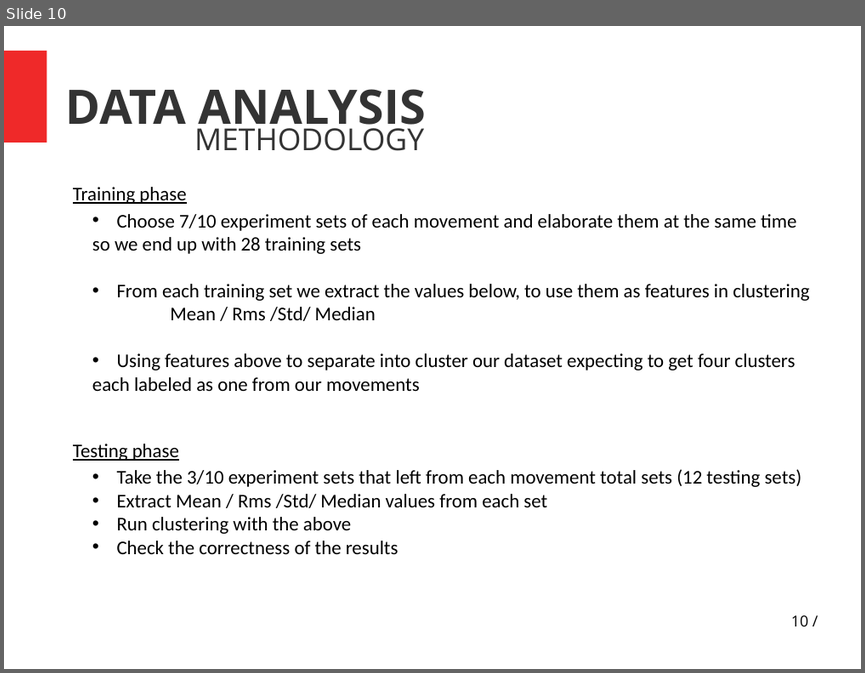
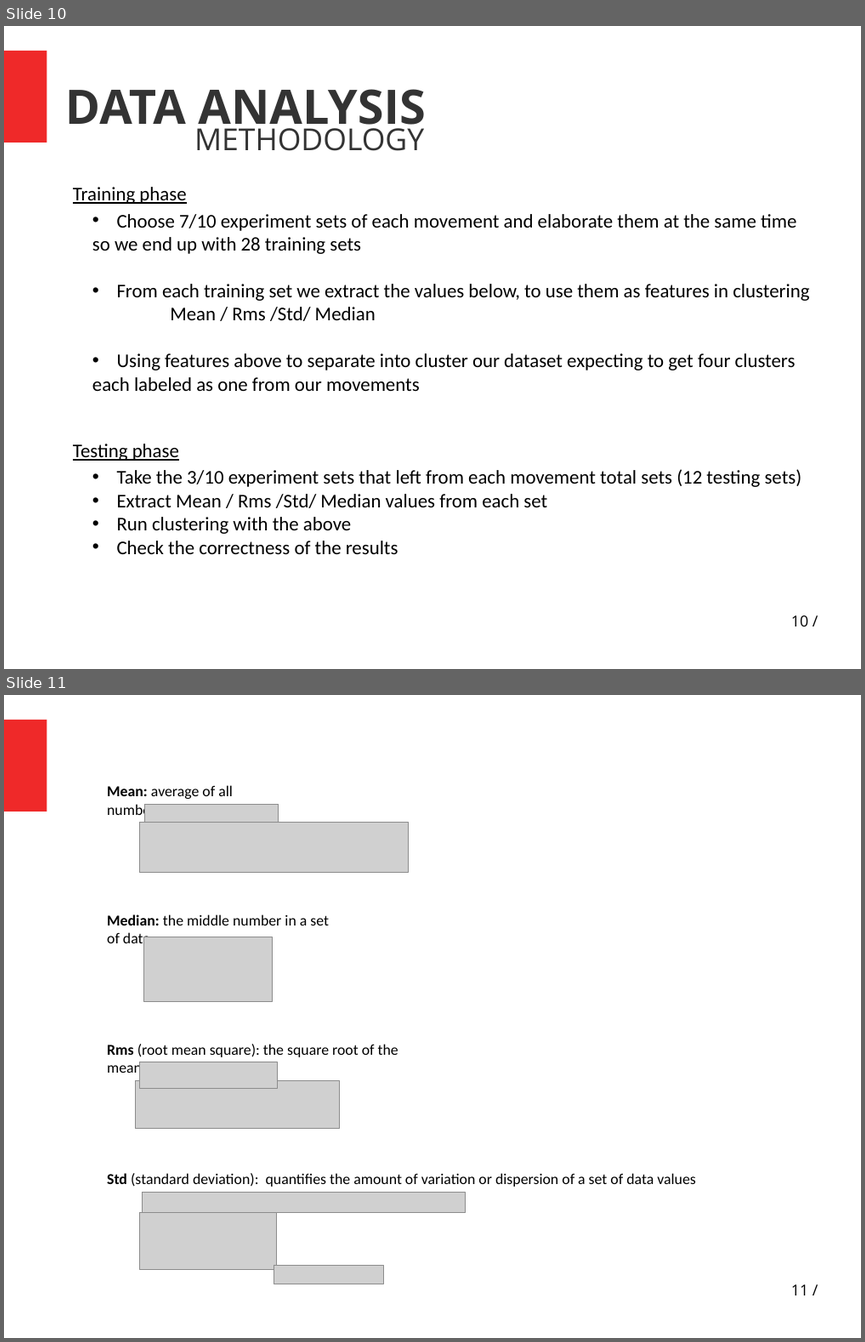
Before and after one commit to athava/ptixiaki, a slide deck: general_Slides.pptx. Shown one above the other, each under a label of ours: slide 10 before the commit, slides 10 and 11 after it. The pictures are 865x673 and 865x1342 pixels, drawn with LibreOffice and Linux fonts; fonts in the diff are those of the drawing; grey boxes stand for pictures. Boxes give left, top, right and bottom in pixels: in the first picture for what was removed or moved away, otherwise in the second. Text is boxed around its words. In the diff, an @@ line names an element or a change of style, - is before the commit and + after.

```diff
--- a/general_Slides.pptx
+++ b/general_Slides.pptx
@@ slide 11 added at [4, 695, 861, 1338], background #FFFFFF; not listed: 1 template element that a slide beside it also shows @@
@@ group added at [107, 785, 696, 1284]: 8 pictures, 4 texts @@
+Median: the middle number in a set of data
+Mean: average of all numbers
+Rms (root mean square): the square root of the mean square
+Std (standard deviation): quantifies the amount of variation or dispersion of a set of data values
@@ page number added at [791, 1284, 808, 1295], 14 pt, text #000000 @@
+11 /
```
Also in this commit, not shown: 3 other slides added, 57 other files.
